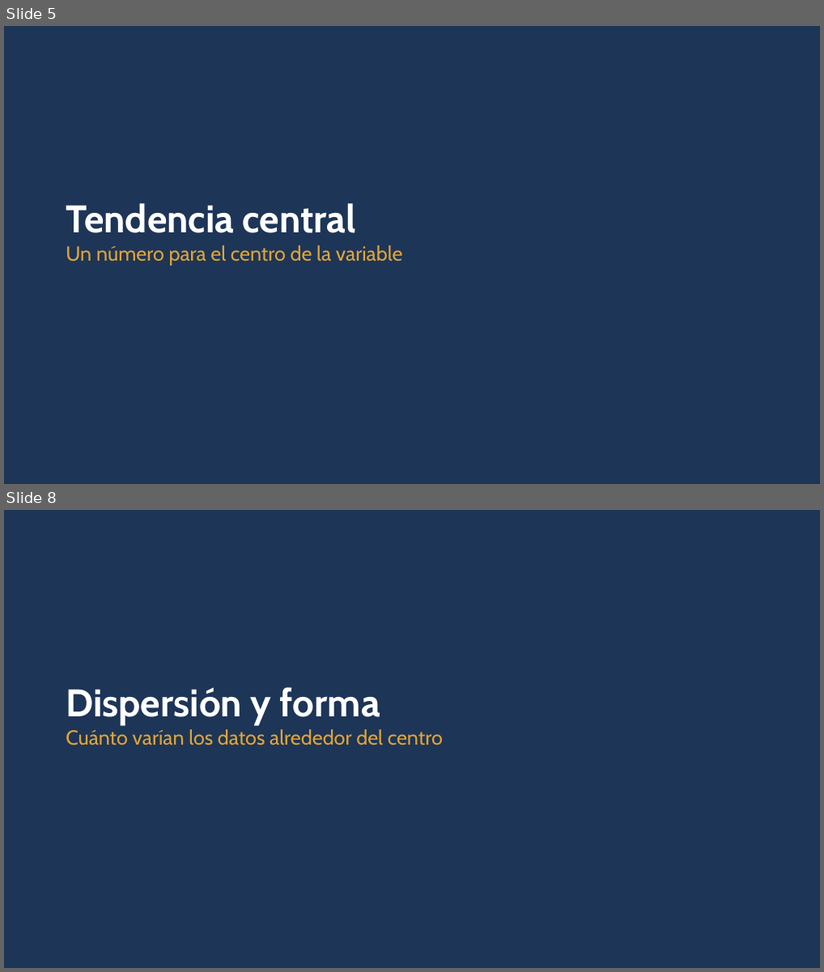
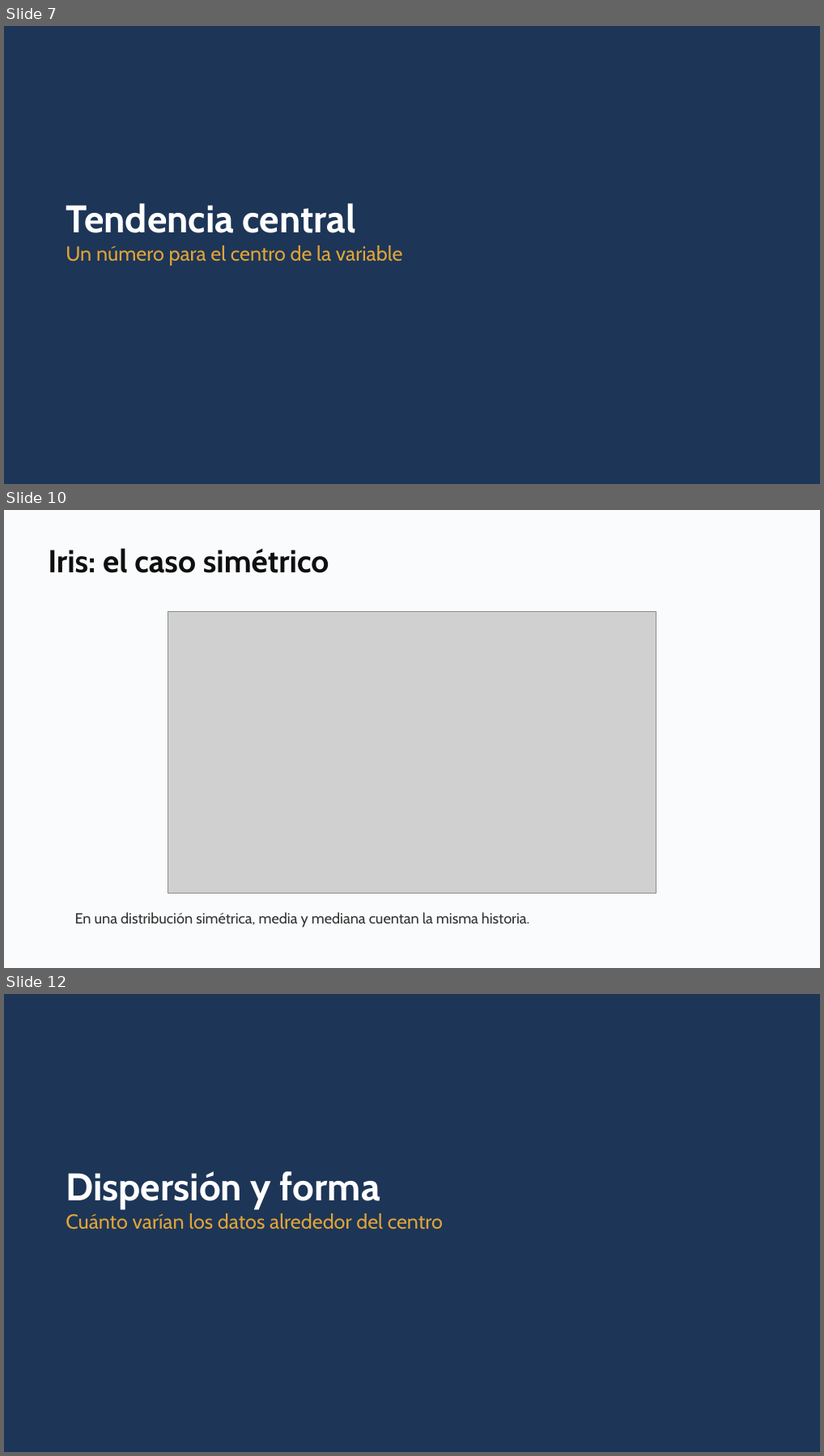
Before and after one commit to daniopitz/diplomado-cdd, a slide deck: presentaciones/clase02_eda_descriptiva.pptx. Shown one above the other, each under a label of ours: slides 5 and 8 before the commit, slides 7, 10 and 12 after it; the slides between them are not shown. The pictures are 824x972 and 824x1456 pixels, drawn with LibreOffice and Linux fonts; fonts in the diff are those of the drawing; grey boxes stand for pictures. Boxes give left, top, right and bottom in pixels: in the first picture for what was removed or moved away, otherwise in the second. Text is boxed around its words. In the diff, an @@ line names an element or a change of style, - is before the commit and + after.

```diff
--- a/presentaciones/clase02_eda_descriptiva.pptx
+++ b/presentaciones/clase02_eda_descriptiva.pptx
@@ slide 10 added at <box>4,510,820,968</box>, background #FFFFFF @@
@@ rectangle added at <box>4,510,820,968</box>, fill #FAFBFC @@
@@ text added at <box>48,548,330,573</box>, 28 pt, text #0F0F0F, bold @@
+Iris: el caso simétrico
@@ picture added at <box>168,612,656,894</box> @@
@@ text added at <box>75,913,530,928</box>, 13 pt, text #333333 @@
+En una distribución simétrica, media y mediana cuentan la misma historia.
@@ what was slide 5 is now slide 7 @@
@@ what was slide 8 is now slide 12 @@
```
Also in this commit, not shown: 5 slides changed, 5 other slides added, 4 other files.
